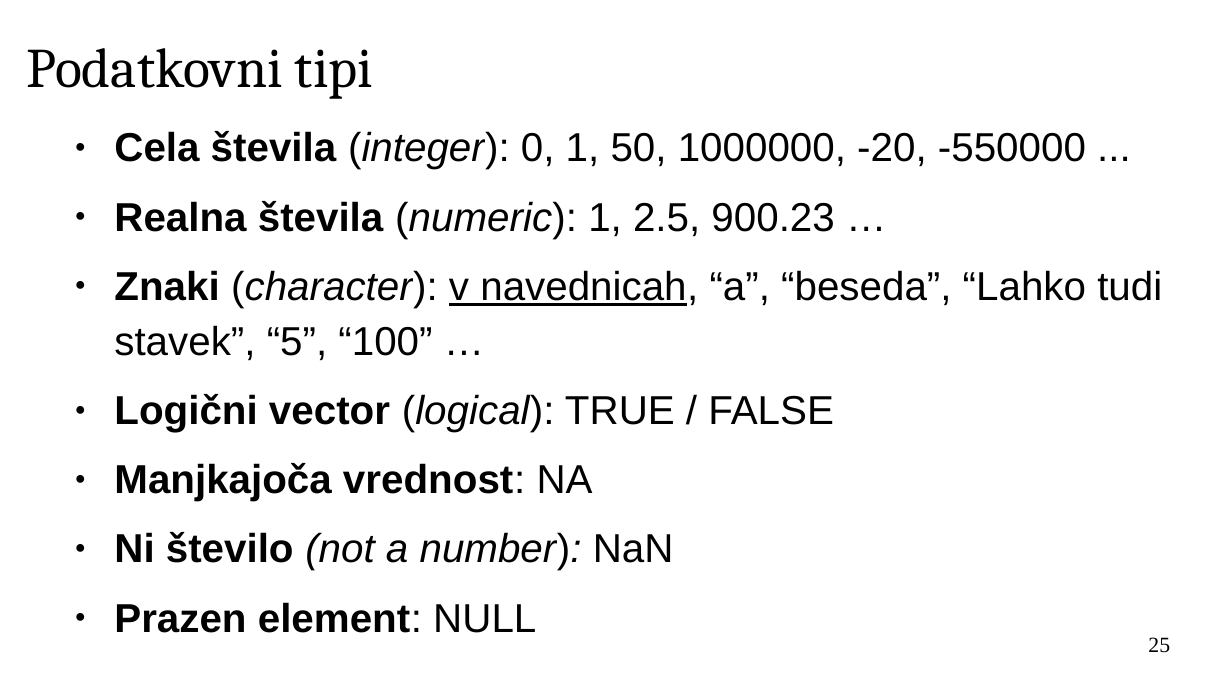
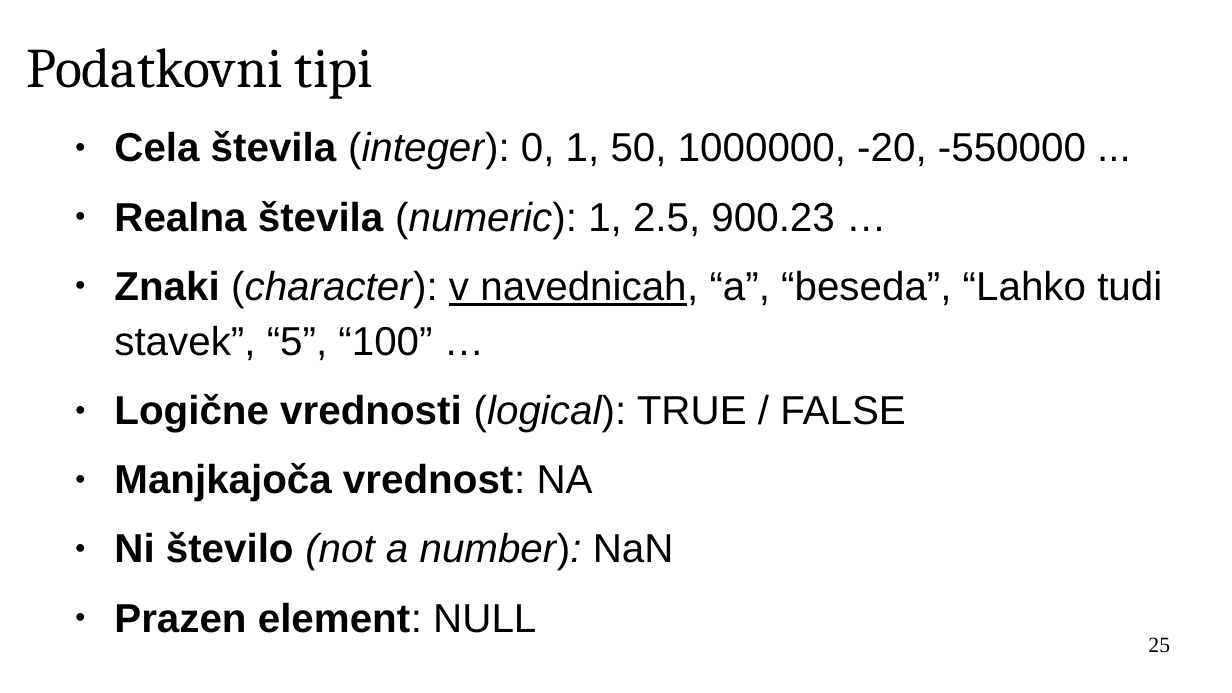
Before and after one commit to janaobsteter/R_tecaj, a slide deck: slide 25 of ModulA/IT_Rtecaj_ModulA.odp. Drawn at 1232x693 pixels with LibreOffice and Linux fonts; fonts in the diff are those of the drawing; background and template pictures are left out. Boxes give left, top, right and bottom in pixels: in the first picture for what was removed or moved away, otherwise in the second. Text is boxed around its words. In the diff, an @@ line names an element or a change of style, - is before the commit and + after.

```diff
--- a/ModulA/IT_Rtecaj_ModulA.odp
+++ b/ModulA/IT_Rtecaj_ModulA.odp
@@ text at box(114, 394, 906, 432): text changed @@
-● Logični vector (logical): TRUE / FALSE
+● Logične vrednosti (logical): TRUE / FALSE
```
Also in this commit, not shown: 6 other slides changed, 2 slides added, 2 other files.
